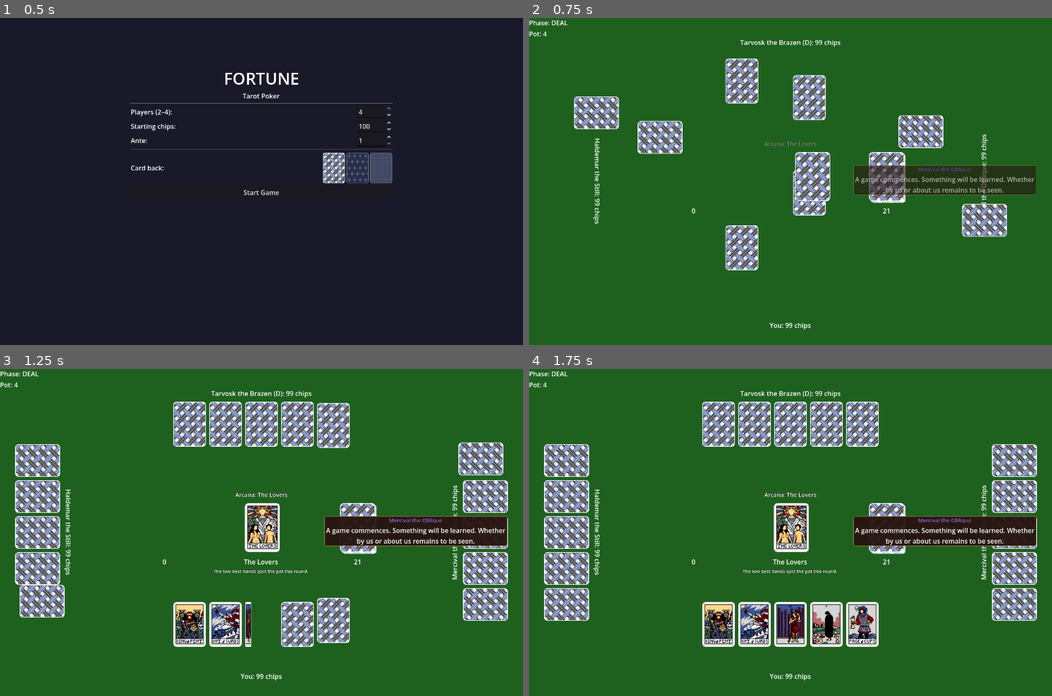
Above: before the commit, frames 1-4 (two rows, left to right).
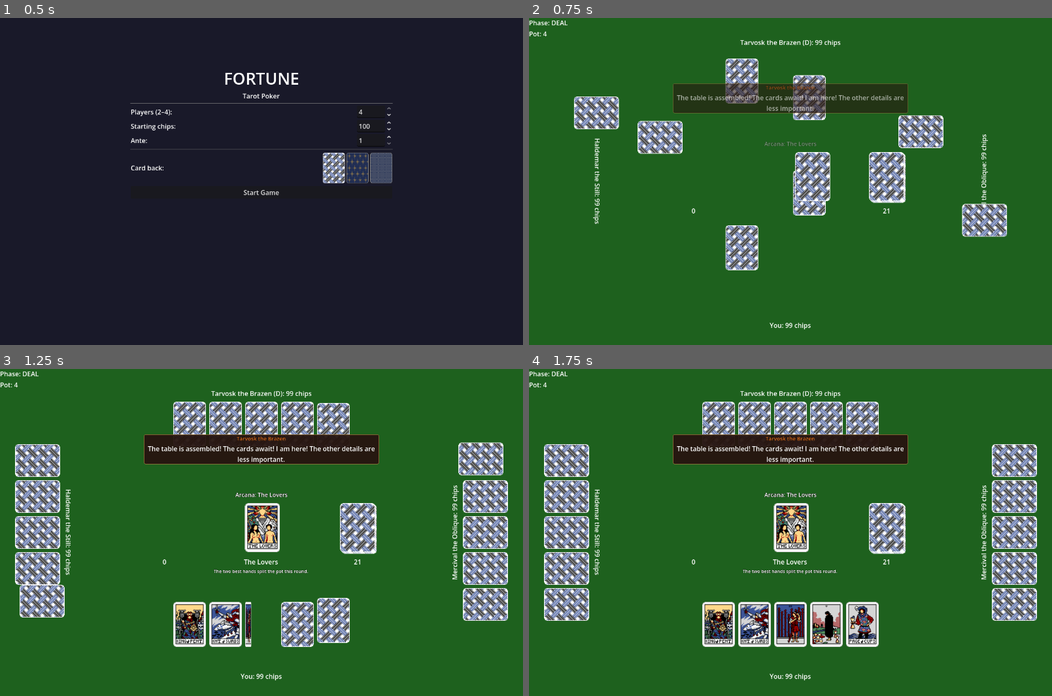
Above: after the commit, the same moments.

Repository: zenOfBass/Fortune
Game: Godot game, scene res://scenes/main_menu.tscn
Same seed, same stepped clock (60 frames per second), same inputs: the game is played once before the commit and once after it.
Inputs (mouse positions are in pixels of both pictures, inside the frame that each line leads up to):
- Up to frame 1 (0.5 s): no input
- Up to frame 2 (0.75 s): click "Start Game" at 0.5 s
- Up to frame 3 (1.25 s): no input
- Up to frame 4 (1.75 s): move the mouse to (717, 424) at 1.27 s; click (717, 424) at 1.42 s

Frame 1 is identical in both runs. In frame 2, 7.2% of the frame differs, in the area x 27-97%, y 20-55%; in frame 3, 7.3%; in frame 4, 7.3%.

Commit message:
Adjustments to dialogue system

Diff:
--- a/assets/dialogue/haldemar.json
+++ b/assets/dialogue/haldemar.json
@@ -138,7 +138,7 @@
     "You won. Noted.",
     "Expected. This round.",
     "Your {hand_name} prevailed. I will adjust my model.",
-    "Victory with {hand_name}. I had calculated a different outcome. The calculation was wrong.",
+    "Victory with {hand_name_a}. I had calculated a different outcome. The calculation was wrong.",
     "Statistical noise often favors the unprepared.",
     "You have the pot. I have the data. We shall see which lasts longer.",
     "A {hand_name}. The distribution has favored you. It will not last.",
@@ -187,7 +187,7 @@
     "That raise exceeds the pot. Information received."
   ],
   "strong_hand_shown": [
-    "{player_name} has {hand_name}. The probability was low. And yet.",
+    "{player_name} has {hand_name_a}. The probability was low. And yet.",
     "A {hand_name}. Impressive. I had assigned that outcome a 2% likelihood.",
     "A {hand_name} from {player_name}. My model requires updating.",
     "That is a {hand_name}. I do not say this often: well played."
@@ -253,7 +253,7 @@
     "We begin. The outcome is not yet determined. That will change.",
     "The game commences. I have no remarks. That was my remark.",
     "Cards. Chips. Opponents. All present. Proceed."
-    ],
+  ],
   "game_over_win": [
     "The game is concluded. The result was inevitable. I merely happened to be the one who won.",
     "Victory. I will not celebrate. Celebration implies surprise.",
--- a/assets/dialogue/mercival.json
+++ b/assets/dialogue/mercival.json
@@ -129,8 +129,8 @@
   "player_won_round": [
     "A win for you. And yet I find myself unsurprised, which surprises me.",
     "Well played. Or well fortuned. The distinction matters less than the result.",
-    "You take the pot with {hand_name}. Was it the hand or the handling?",
-    "Victory, and with {hand_name}. The cards have opinions about who should win. Tonight they favor you.",
+    "You take the pot with {hand_name_a}. Was it the hand or the handling?",
+    "Victory, and with {hand_name_a}. The cards have opinions about who should win. Tonight they favor you.",
     "Your {hand_name} prevails. I wonder what you learned from it. I wonder what I learned.",
     "The cards whispered to you this time. I hope they didn't tell you any lies.",
     "A {hand_name}. It has a certain aesthetic symmetry, doesn't it?",
@@ -147,9 +147,9 @@
   "ai_won_round": [
     "And so it falls to me. I had a feeling.",
     "Interesting. The cards agreed with me this round.",
-    "I win with {hand_name}. The hand itself is merely the messenger.",
+    "I win with {hand_name_a}. The hand itself is merely the messenger.",
     "My {hand_name} takes the pot. Some victories are louder than others. This one whispers.",
-    "The round is mine. {hand_name}. I suspected as much, but suspecting and knowing are different countries."
+    "The round is mine. {hand_name_a}. I suspected as much, but suspecting and knowing are different countries."
   ],
   "player_folded": [
     "You step back. The space you leave is already being filled.",
--- a/assets/dialogue/tarvosk.json
+++ b/assets/dialogue/tarvosk.json
@@ -129,7 +129,7 @@
     "Enjoy it. The arcana will correct this shortly.",
     "Hmph. The cards favored you this time. Do not grow comfortable.",
     "A {hand_name}? That is what defeated me? I refuse to be impressed.",
-    "You won with {hand_name}. I have lost to worse. Once. Possibly.",
+    "You won with {hand_name_a}. I have lost to worse. Once. Possibly.",
     "That {hand_name} of yours. Luck dressed in borrowed clothes.",
     "A {hand_name}? I've seen better hands on a clock!",
     "Robbery! Plain and simple! I shall be demanding a recount from the universe!",
@@ -148,7 +148,7 @@
     "Magnificent. I accept my victory with appropriate humility. Which is to say, none.",
     "A {hand_name}! I could have won with less, but I prefer to win with more.",
     "You see that {hand_name}? That is what conviction looks like.",
-    "Mine was {hand_name}, yours was something else. The universe is just."
+    "Mine was {hand_name_a}, yours was something else. The universe is just."
   ],
   "player_folded": [
     "Wise. The brazen know when to retreat. You are learning.",
--- a/scenes/table.gd
+++ b/scenes/table.gd
@@ -408,13 +408,13 @@
 		var threshold: int = maxi(10, int(_starting_chips * 0.2))
 		if chips <= threshold:
 			if player_idx == GameManager.HUMAN_IDX:
-				DialogueManager.try_fire_any("player_low_chips", 0.75, {"chips": chips})
 				if randf() < 0.25:
 					DialogueManager.try_fire_exchange("player_low_chips")
+				DialogueManager.try_fire_any("player_low_chips", 0.75, {"chips": chips})
 			else:
-				DialogueManager.try_fire("ai_low_chips", player_idx, 0.70, {"chips": chips})
 				if randf() < 0.25:
 					DialogueManager.try_fire_exchange("ai_low_chips")
+				DialogueManager.try_fire("ai_low_chips", player_idx, 0.70, {"chips": chips})
 
 func _on_player_folded(player_idx: int) -> void:
 	const DIM = Color(0.45, 0.45, 0.45)
@@ -424,9 +424,9 @@
 		2: ai2_area.modulate = DIM
 		3: ai3_area.modulate = DIM
 	if player_idx == GameManager.HUMAN_IDX:
-		DialogueManager.try_fire_any("player_folded", 0.70)
 		if randf() < 0.25:
 			DialogueManager.try_fire_exchange("player_folded")
+		DialogueManager.try_fire_any("player_folded", 0.70)
 
 func _on_pot_changed(new_amount: int) -> void:
 	pot_label.text = "Pot: %d" % new_amount
@@ -454,9 +454,9 @@
 	current_arcana_desc.visible = true
 	await _fly_arcana_from_deck(face_tex)
 	current_arcana.visible = true
-	DialogueManager.try_fire_any("arcana_revealed_%d" % arcana_id, 0.85, {"arcana_name": MajorArcana.arcana_name(arcana_id)})
 	if randf() < 0.25:
 		DialogueManager.try_fire_exchange("arcana_revealed")
+	DialogueManager.try_fire_any("arcana_revealed_%d" % arcana_id, 0.85, {"arcana_name": MajorArcana.arcana_name(arcana_id)})
 	await get_tree().create_timer(1.5).timeout
 	GameManager.complete_arcana_effect()
 	if arcana_id in [8, 11, 13, 16, 19]:
@@ -473,8 +473,8 @@
 
 func _on_last_round_announced() -> void:
 	last_round_label.visible = true
+	DialogueManager.try_fire_exchange("last_round_announced")
 	DialogueManager.try_fire_any("last_round_announced", 1.0)
-	DialogueManager.try_fire_exchange("last_round_announced")
 
 func _on_bet_input_needed(player_idx: int, current_bet: int, can_check: bool, min_raise: int) -> void:
 	if player_idx == GameManager.HUMAN_IDX:
@@ -627,19 +627,19 @@
 		var w: int = winner_indices[i]
 		var ctx := {"hand_name": hand_names[i], "player_name": GameManager._pname(w)}
 		if hand_names[i] == "Five of a Kind":
+			DialogueManager.try_fire_exchange("five_of_a_kind_shown")
 			DialogueManager.try_fire_any_except("five_of_a_kind_shown", w, 1.0)
-			DialogueManager.try_fire_exchange("five_of_a_kind_shown")
 			break
 		elif hand_names[i] in _STRONG_HANDS:
-			DialogueManager.try_fire_any_except("strong_hand_shown", w, 0.95, ctx)
 			if randf() < 0.25:
 				DialogueManager.try_fire_exchange("strong_hand_shown")
+			DialogueManager.try_fire_any_except("strong_hand_shown", w, 0.95, ctx)
 			break
 	# Split pot commentary.
 	if split:
-		DialogueManager.try_fire_any("split_pot", 0.80)
 		if randf() < 0.25:
 			DialogueManager.try_fire_exchange("split_pot")
+		DialogueManager.try_fire_any("split_pot", 0.80)
 	# Normal round-end commentary (skipped for split pots).
 	if not split:
 		var exchange_trigger := "player_won_round" if winner_indices.has(GameManager.HUMAN_IDX) else "ai_won_round"
@@ -675,7 +675,7 @@
 		var pname := GameManager._pname(i)
 		log_label.append_text("%s: %d chips\n" % [pname, final_chips[i]])
 	log_label.scroll_to_paragraph(log_label.get_paragraph_count() - 1)
-	await get_tree().create_timer(5.0).timeout
+	await get_tree().create_timer(10.0).timeout
 	get_tree().change_scene_to_file("res://scenes/main_menu.tscn")
 
 func _update_arcana_deck_display() -> void:
--- a/scripts/dialogue_manager.gd
+++ b/scripts/dialogue_manager.gd
@@ -7,6 +7,7 @@
 const _COOLDOWN_ROUNDS := 3
 const _RECENT_MEMORY := 3
 const _BASE_CHANCE := 0.80
+const _HAND_NEEDS_ARTICLE: Array = ["pair", "straight", "flush", "full house", "straight flush", "royal flush", "high card"]
 
 # Player index -> trigger_id -> Array[String]
 var _lines: Array = [{}, {}, {}, {}]
@@ -18,9 +19,10 @@
 var _cooldowns: Array = [{}, {}, {}, {}]
 
 # Player index -> Array[String] (last N lines shown)
-var _recent: Array = [[], [], [], []]
+var _recent: Array = [{}, {}, {}, {}]
 
 var _exchange_cooldown: int = 0
+var _exchange_running: bool = false
 
 var _player_raises: int = 0
 var _player_folds: int = 0
@@ -53,8 +55,8 @@
 
 func _on_first_deal(phase: String) -> void:
 	if phase == "DEAL" and _rounds_played == 0:
+		try_fire_exchange("game_start")
 		try_fire_any("game_start", 1.0)
-		try_fire_exchange("game_start")
 
 func _load_exchanges() -> void:
 	var path := _DIALOGUE_PATH + "exchanges.json"
@@ -89,6 +91,8 @@
 	if speaker_idx == 0 or speaker_idx >= GameManager.players.size():
 		return
 	if require_chips and GameManager.players[speaker_idx].chips == 0:
+		return
+	if _exchange_running:
 		return
 	if randf() > chance:
 		return
@@ -102,7 +106,9 @@
 	var pool: Array = _lines[speaker_idx].get(pool_key, [])
 	if pool.is_empty():
 		return
-	var recent: Array = _recent[speaker_idx]
+	if not _recent[speaker_idx].has(trigger_id):
+		_recent[speaker_idx][trigger_id] = []
+	var recent: Array = _recent[speaker_idx][trigger_id]
 	# Exclude lines whose placeholders would substitute to empty string.
 	var _would_blank := func(l: String) -> bool:
 		for key in context:
@@ -125,6 +131,7 @@
 		if hn == "one pair":
 			hn = "pair"
 		ctx["hand_name"] = hn
+		ctx["hand_name_a"] = ("a " + hn) if hn in _HAND_NEEDS_ARTICLE else hn
 	var formatted := line.format(ctx) if not ctx.is_empty() else line
 	dialogue_line.emit(speaker_idx, GameManager._pname(speaker_idx), formatted)
 	if trigger_id == "tarvosk_bluffing":
@@ -165,6 +172,7 @@
 	if pool.is_empty():
 		return
 	_exchange_cooldown = 6
+	_exchange_running = true
 	var steps: Array = pool[randi() % pool.size()]
 	for step in steps:
 		var idx: int = step["idx"]
@@ -172,6 +180,7 @@
 		if idx < GameManager.players.size() and not line.is_empty():
 			dialogue_line.emit(idx, GameManager._pname(idx), line)
 		await get_tree().create_timer(2.5).timeout
+	_exchange_running = false
 
 func _on_round_ended_internal(winner_indices: Array, hand_names: Array, split: bool) -> void:
 	if _tarvosk_bluff_announced and winner_indices.has(GameManager.HUMAN_IDX):
@@ -208,13 +217,13 @@
 	if _rounds_played < 3:
 		return
 	if _player_win_streak >= 2:
-		try_fire_any("player_on_streak", 0.60)
 		if randf() < 0.25:
 			try_fire_exchange("player_on_streak")
+		try_fire_any("player_on_streak", 0.60)
 	if _ai_win_streak >= 2 and _streak_ai_idx > 0:
-		try_fire("ai_on_streak", _streak_ai_idx, 0.65)
 		if randf() < 0.25:
 			try_fire_exchange("ai_on_streak")
+		try_fire("ai_on_streak", _streak_ai_idx, 0.65)
 	var aggression := float(_player_raises) / _rounds_played
 	if aggression >= 0.4:
 		try_fire_any("player_aggressive_pattern", 0.45)
@@ -222,6 +231,8 @@
 		try_fire_any("player_passive_pattern", 0.40)
 
 func _on_game_ended(final_chips: Array) -> void:
+	_exchange_running = false
+	_exchange_cooldown = 0
 	if final_chips.is_empty():
 		_reset_stats()
 		return
